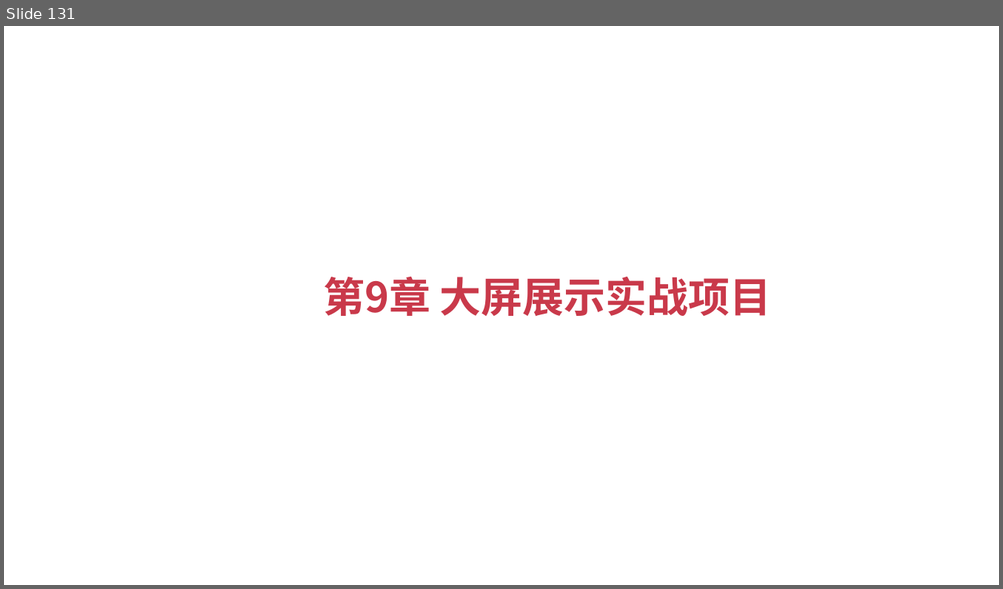
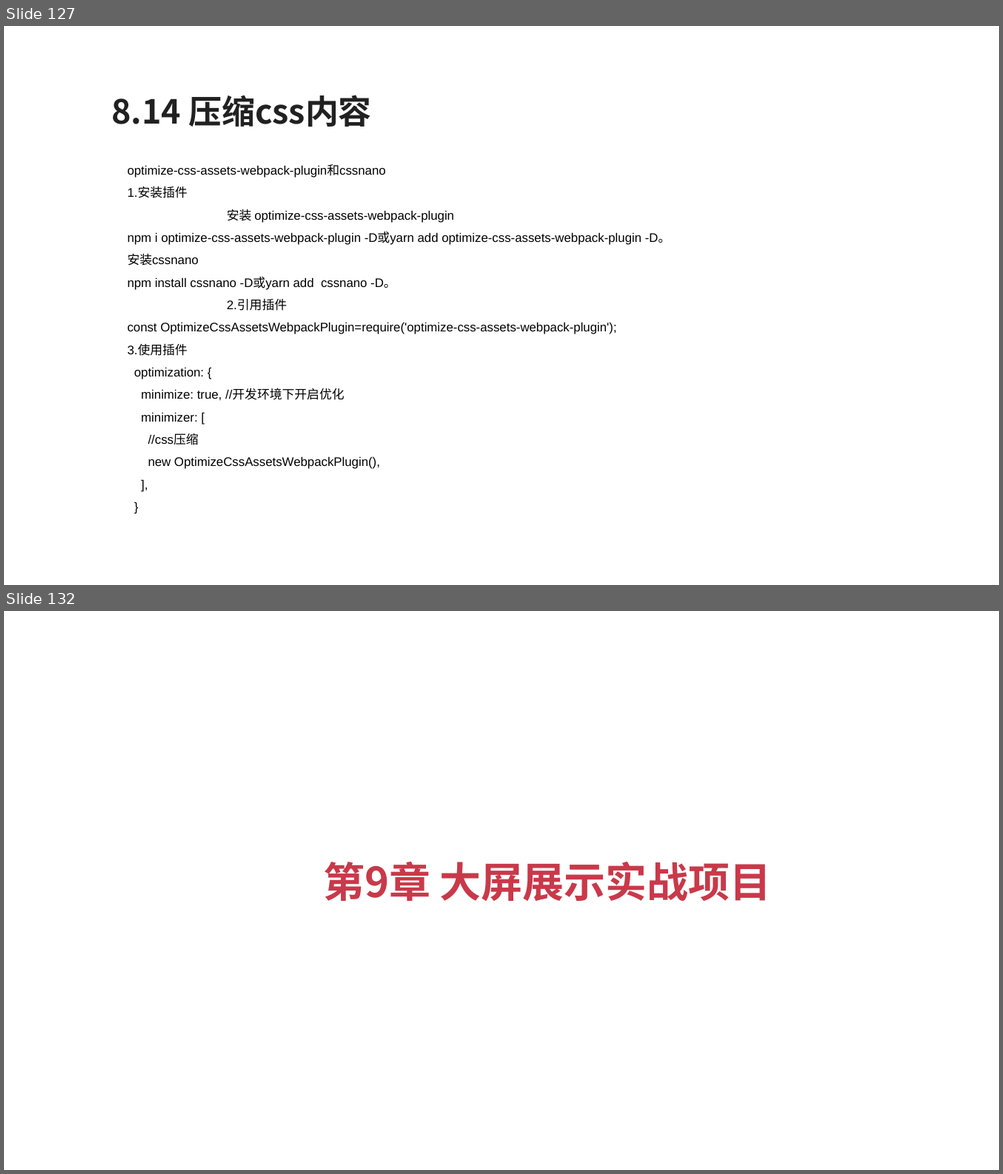
Before and after one commit to zouyujie/vue3_book_codes, a slide deck: Vue3+TypeScript开发指南.pptx. Shown one above the other, each under a label of ours: slide 131 before the commit, slides 127 and 132 after it; the slides between them are not shown. The pictures are 1003x589 and 1003x1174 pixels, drawn with LibreOffice and Linux fonts; fonts in the diff are those of the drawing. Boxes give left, top, right and bottom in pixels: in the first picture for what was removed or moved away, otherwise in the second. Text is boxed around its words. In the diff, an @@ line names an element or a change of style, - is before the commit and + after.

```diff
--- a/Vue3+TypeScript开发指南.pptx
+++ b/Vue3+TypeScript开发指南.pptx
@@ slide 127 added at bbox=[4, 26, 999, 585], background #FFFFFF @@
@@ text added at bbox=[112, 95, 372, 127], 24 pt, text #212121, bold @@
+8.14 压缩css内容
@@ text added at bbox=[128, 164, 671, 469], 9 pt, text #000000 @@
+optimize-css-assets-webpack-plugin和cssnano
+1.安装插件
+安装 optimize-css-assets-webpack-plugin
+npm i optimize-css-assets-webpack-plugin -D或yarn add optimize-css-assets-webpack-plugin -D。
+安装cssnano
+npm install cssnano -D或yarn add cssnano -D。
+2.引用插件
+const OptimizeCssAssetsWebpackPlugin=require('optimize-css-assets-webpack-plugin');
+3.使用插件
+optimization: {
+minimize: true, //开发环境下开启优化
+minimizer: [
+//css压缩
+new OptimizeCssAssetsWebpackPlugin(),
+],
+}
@@ what was slide 131 is now slide 132 @@
```
Also in this commit, not shown: 3 slides changed, 49 other slides added, 49 slides removed.
